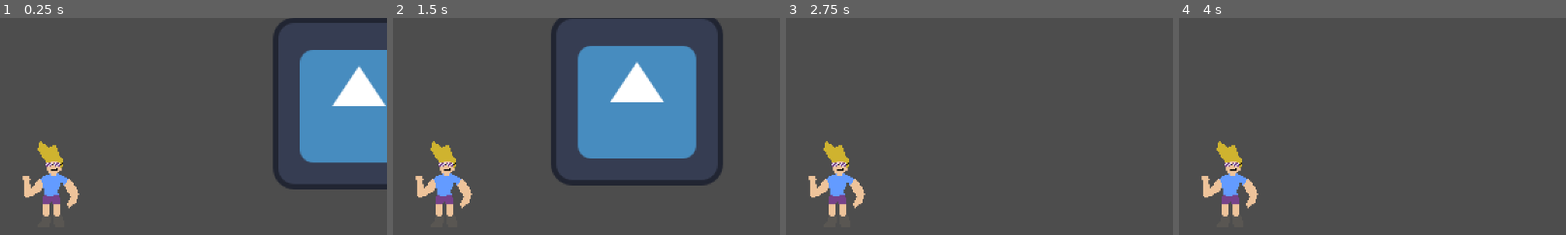
Above: before the commit, frames 1-4 (left to right).
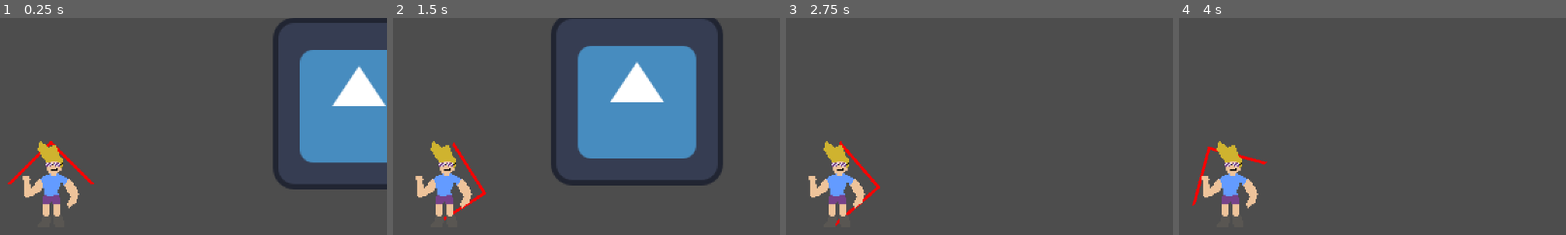
Above: after the commit, the same moments.

Repository: FinalExa/boots
Game: Godot game, scene res://Scenes/test_scene.tscn
Two runs of this game, one before a commit and one after it. Both use one fixed random seed, a clock stepped at 60 frames per second and the inputs below. The engine's default icon, where the game draws it, is replaced by a stand-in: a white triangle on a blue panel in a dark square.
Inputs:
- Up to frame 1 (0.25 s): no input
- Up to frame 2 (1.5 s): tap Enter at 0.5 s; hold D (right) 0.53-1.28 s; hold S (down) from 1.28 s (still down)
- Up to frame 3 (2.75 s): release S (down) at 2.03 s; hold D (right) from 2.03 s (still down)
- Up to frame 4 (4 s): release D (right) at 2.78 s; hold W (up) 2.78-3.53 s; hold A (left) from 3.53 s (still down)
The pictures show only the part of the screen within x 43-93%, y 12-62%; the shares and areas given below are measured in that part.

The runs differ from the first frame. In frame 1, 0.4% of the frame differs, in the area x 2-25%, y 56-77%; in frame 2, 0.4%; in frame 3, 0.4%; in frame 4, 0.4%.

Commit message:
Added rotator and rotator feedback

Diff:
--- /dev/null
+++ b/Player/PlayerRotator.gd
@@ -0,0 +1,13 @@
+extends Node2D
+
+@export var playerBody: CharacterBody2D
+@export var playerMovements: PlayerMovements
+@export var offsetDegrees: int
+
+func _physics_process(_delta):
+	SetRotation()
+
+func SetRotation():
+	if (playerMovements.currentDirection != Vector2.ZERO):
+		look_at(playerBody.global_position + playerMovements.currentDirection)
+		rotation_degrees += offsetDegrees
--- a/Player/player_character.tscn
+++ b/Player/player_character.tscn
@@ -1,9 +1,11 @@
-[gd_scene load_steps=6 format=3 uid="uid://dqg13lpbwrv7"]
+[gd_scene load_steps=8 format=3 uid="uid://dqg13lpbwrv7"]
 
 [ext_resource type="Texture2D" uid="uid://bdsu8mixci7tf" path="res://Player/Sprites/Brook.png" id="1_hl47a"]
 [ext_resource type="Script" path="res://Player/Scripts/PlayerMovement.gd" id="1_n46fh"]
 [ext_resource type="Script" path="res://Player/Scripts/PlayerInputs.gd" id="3_fxyqo"]
 [ext_resource type="Script" path="res://Player/Scripts/PlayerSpeedThresholds.gd" id="4_33erx"]
+[ext_resource type="Script" path="res://Player/PlayerRotator.gd" id="4_kcnjw"]
+[ext_resource type="Texture2D" uid="uid://4a3ooq0arxy1" path="res://Player/Sprites/direction_arrow.png" id="5_s1pth"]
 
 [sub_resource type="CircleShape2D" id="CircleShape2D_upbqd"]
 radius = 33.1361
@@ -11,6 +13,7 @@
 [node name="PlayerCharacter" type="CharacterBody2D"]
 
 [node name="PlayerSprite" type="Sprite2D" parent="."]
+z_index = 1
 texture = ExtResource("1_hl47a")
 
 [node name="CollisionShape2D" type="CollisionShape2D" parent="."]
@@ -31,7 +34,16 @@
 rotationSpeedPerSecond = 1.0
 maxSpeed = 1000.0
 
-[node name="PlayerSpeedThresholds" type="Node2D" parent="." node_paths=PackedStringArray("playerMovements")]
+[node name="PlayerRotator" type="Node2D" parent="." node_paths=PackedStringArray("playerBody", "playerMovements")]
+script = ExtResource("4_kcnjw")
+playerBody = NodePath("..")
+playerMovements = NodePath("../PlayerMovement")
+offsetDegrees = 90
+
+[node name="PlayerSpeedThresholds" type="Node2D" parent="PlayerRotator" node_paths=PackedStringArray("playerMovements")]
 script = ExtResource("4_33erx")
-playerMovements = NodePath("../PlayerMovement")
+playerMovements = NodePath("../../PlayerMovement")
 speedThresholds = Array[float]([300.0, 600.0, 900.0])
+
+[node name="Sprite2D" type="Sprite2D" parent="PlayerRotator"]
+texture = ExtResource("5_s1pth")
Binary file added: Player/Sprites/direction_arrow.png
Not shown, added: Player/Sprites/direction_arrow.png.import
